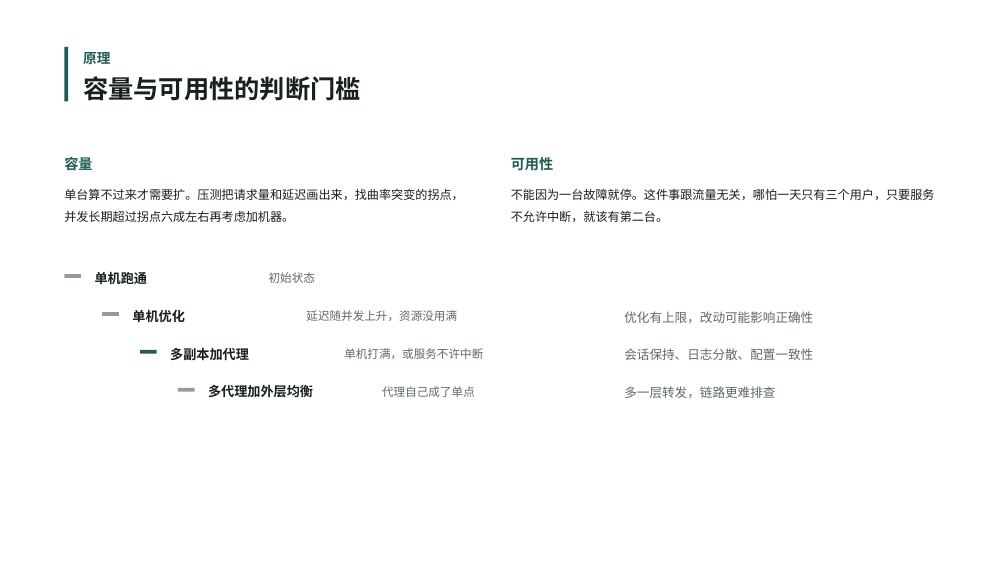
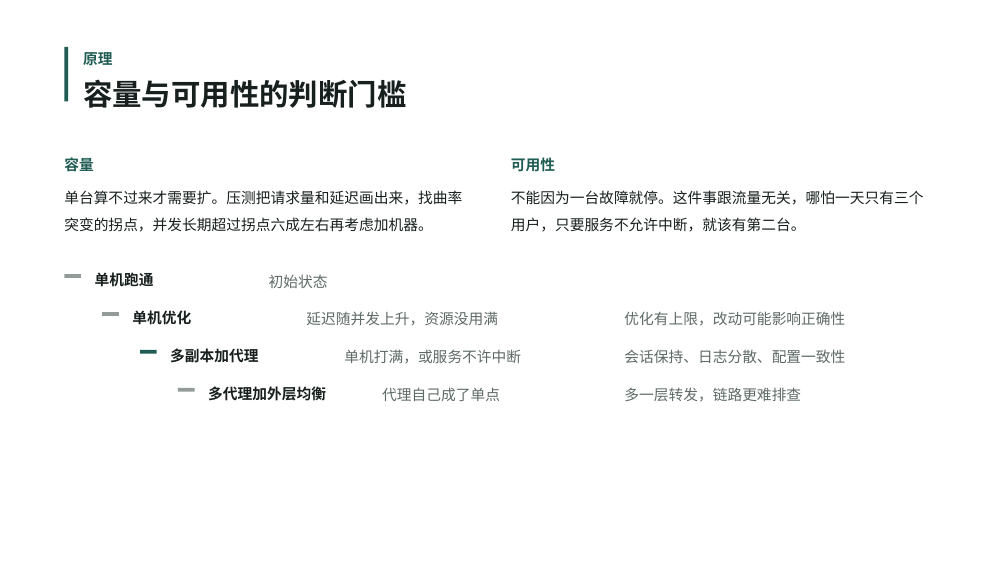
Before and after one commit to VesselPaper/symbiont, a slide deck: slide 11 of share/分享PPT-修订.pptx. Drawn at 1008x568 pixels with LibreOffice and Linux fonts; fonts in the diff are those of the drawing; background and template pictures are left out. Boxes give left, top, right and bottom in pixels: in the first picture for what was removed or moved away, otherwise in the second. Text is boxed around its words. In the diff, an @@ line names an element or a change of style, - is before the commit and + after.

Commit message:
docs(share): 按字号规范统一整套 PPT
正文一律 14，栏目标签与卡片名 20，每页主标题与章节名 28；封面标题同样收到 28。
大数字（58.3、9 / 9、5007 这类）是数据不是标题，保持原字号。
顺带修：8 页正文放大后与下一段挤在一起、13 页丢了一个句号、8 页末尾两个字单独换行。

```diff
--- a/share/分享PPT-修订.pptx
+++ b/share/分享PPT-修订.pptx
@@ text "原理" at (x1=83, y1=49, x2=406, y2=108): size 13 to 14 pt in "原理"; size 24 to 28 pt in "容量与可用性的判断门槛" @@
@@ text "容量" at (x1=64, y1=155, x2=93, y2=174): size 13.5 to 14 pt @@
@@ text "可用性" at (x1=511, y1=157, x2=555, y2=172): size 13.5 to 14 pt @@
@@ text "单台算不过来才需要扩。压测把请求量和延迟画出来，找曲率突变的拐点，并发长期超过拐点六成左右再考虑加机器。" at (x1=64, y1=190, x2=462, y2=232): size 11.5 to 14 pt @@
@@ text "不能因为一台故障就停。这件事跟流量无关，哪怕一天只有三个用户，只要服务不允许中断，就该有第二台。" at (x1=511, y1=190, x2=924, y2=232): size 11.5 to 14 pt @@
@@ size 12.5 to 14 pt in 4 elements at (x1=95, y1=272, x2=154, y2=286), (x1=132, y1=310, x2=191, y2=325), (x1=170, y1=348, x2=258, y2=363), (x1=208, y1=386, x2=326, y2=401) @@
@@ size 11 to 14 pt in 4 elements at (x1=269, y1=274, x2=328, y2=288), (x1=306, y1=311, x2=498, y2=325), (x1=344, y1=349, x2=521, y2=364), (x1=382, y1=387, x2=500, y2=401) @@
@@ size 12 to 14 pt in 3 elements at (x1=624, y1=311, x2=845, y2=326), (x1=624, y1=349, x2=845, y2=363), (x1=624, y1=387, x2=801, y2=402) @@
```
Also in this commit, not shown: 24 other slides changed, 1 other file.
